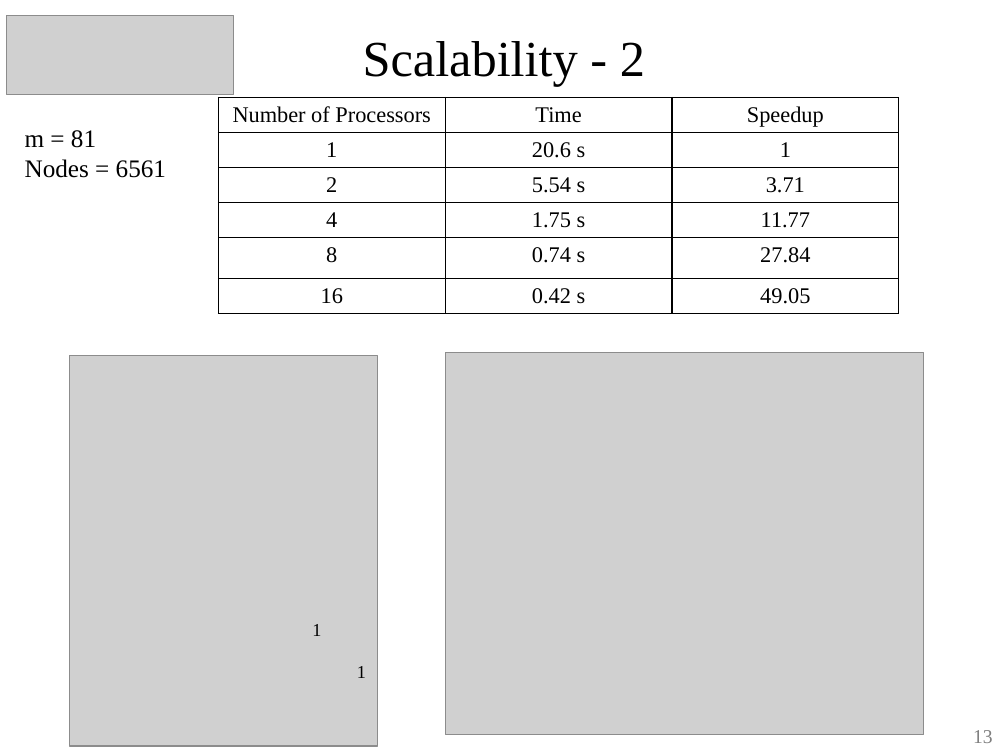
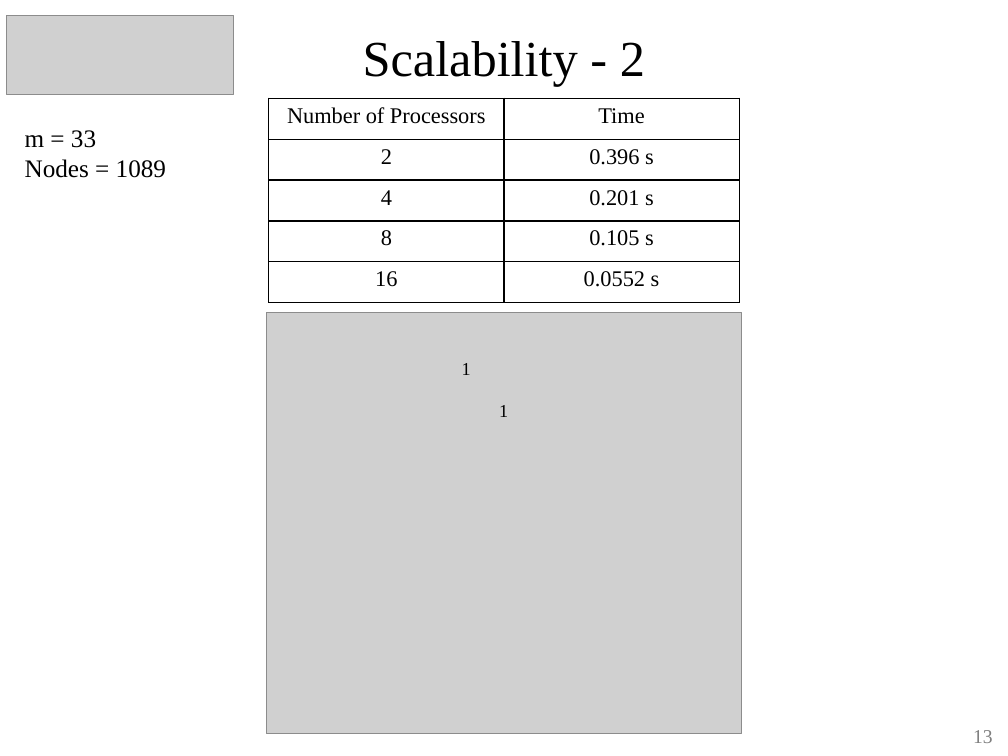
Before and after one commit to ChengHauYang/HPC, a slide deck: slide 13 of final_project/cheng_hau.pptx. Drawn at 1008x756 pixels with LibreOffice and Linux fonts; fonts in the diff are those of the drawing; grey boxes stand for pictures. Boxes give left, top, right and bottom in pixels: in the first picture for what was removed or moved away, otherwise in the second. Text is boxed around its words. In the diff, an @@ line names an element or a change of style, - is before the commit and + after.

```diff
--- a/final_project/cheng_hau.pptx
+++ b/final_project/cheng_hau.pptx
@@ table at (x1=269, y1=98, x2=739, y2=302) @@
-Number of Processors | Time | Speedup
-1 | 20.6 s | 1
-2 | 5.54 s | 3.71
-4 | 1.75 s | 11.77
-8 | 0.74 s | 27.84
-16 | 0.42 s | 49.05
+Number of Processors | Time
+2 | 0.396 s
+4 | 0.201 s
+8 | 0.105 s
+16 | 0.0552 s
@@ table resized from (x1=219, y1=98, x2=899, y2=324) to (x1=269, y1=98, x2=739, y2=302) @@
@@ text at (x1=25, y1=130, x2=166, y2=178): text changed @@
-m = 81
-Nodes = 6561
+m = 33
+Nodes = 1089
@@ picture added at (x1=266, y1=312, x2=742, y2=734) @@
@@ picture removed at (x1=70, y1=356, x2=378, y2=746) @@
@@ picture removed at (x1=446, y1=352, x2=924, y2=735) @@
@@ text "1" moved from (x1=312, y1=624, x2=321, y2=636) to (x1=462, y1=363, x2=471, y2=375) @@
@@ text "1" moved from (x1=357, y1=666, x2=366, y2=678) to (x1=499, y1=405, x2=508, y2=417) @@
```
Also in this commit, not shown: 1 other slide changed.
